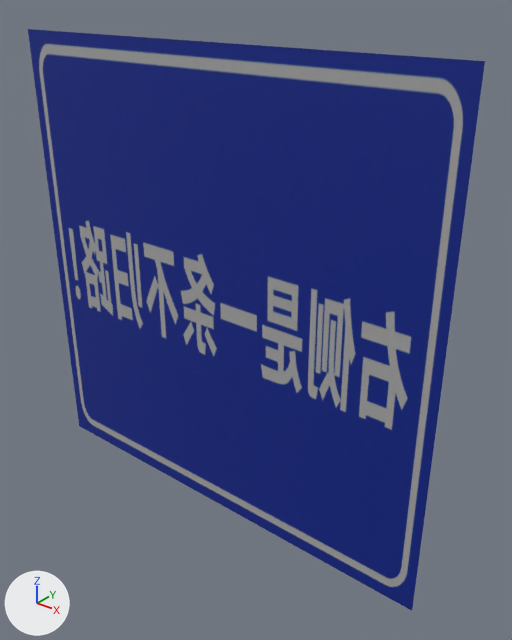
Before and after pictures for a commit that changed the glTF model Master_RK3588S/setupUI/dist/models/RoadSignR.glb.
Before and after are seen from a 50 mm camera at (0.883, -0.96, 0.601) aimed at (0.077, 0.047, -0.023). The lights are fixed; the arrows at lower left show +X, +Y and +Z. The older version comes first.

Objects in the first picture: 'RoadSignR.001'.
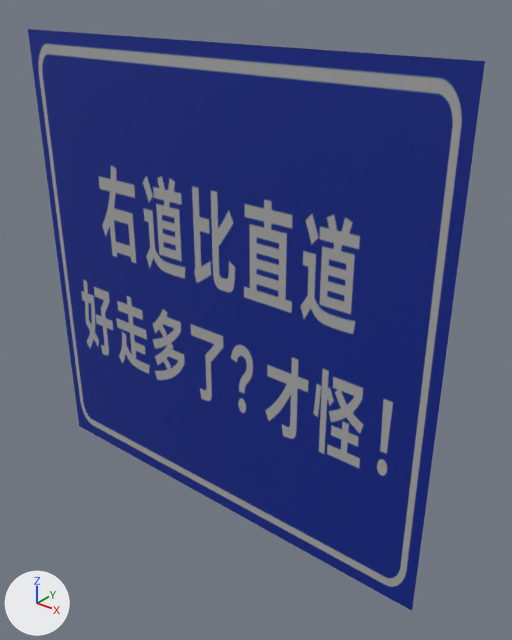
Patch to the scene script:
```diff
--- a/Master_RK3588S/setupUI/dist/models/RoadSignR.glb.py
+++ b/Master_RK3588S/setupUI/dist/models/RoadSignR.glb.py
@@ img_56e4164e36da8f20f6724045db42c516_jpg @@
+img_56e4164e36da8f20f6724045db42c516_jpg = load_image('56e4164e36da8f20f6724045db42c516.jpg', '_unpacked/56e4164e36da8f20f6724045db42c516.jpg', 2048, 1024, 'sRGB')
@@ mat_l @@
 n3 = _N.new('ShaderNodeTexImage'); n3.name = 'Image Texture'
-n3.image = img_65b3788bd324beed35114e3e9d65aaf5_jpg
+n3.image = img_56e4164e36da8f20f6724045db42c516_jpg
 _L.new(n0.outputs[0], n1.inputs[0])  # 'BSDF' to 'Surface'
@@ ob_roadsignr_001 @@
 ob_roadsignr_001.location = (0.0, 0.0, 0.0)
+ob_roadsignr_001.rotation_euler = (0.0, 0.0, 3.142)  # degrees (0, 0, 180)
```

What differs and where, as boxes [x1, y1, x2, y2] in the pictures (512 x 640 px):
'RoadSignR.001', surface changed, turned
    both: [28, 29, 485, 611]
